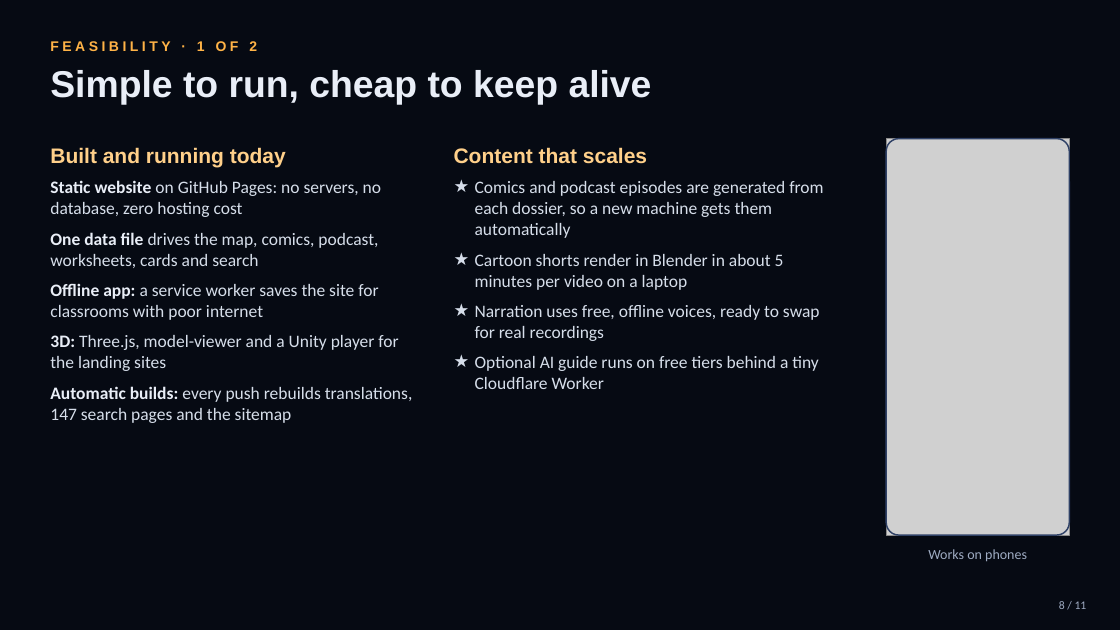
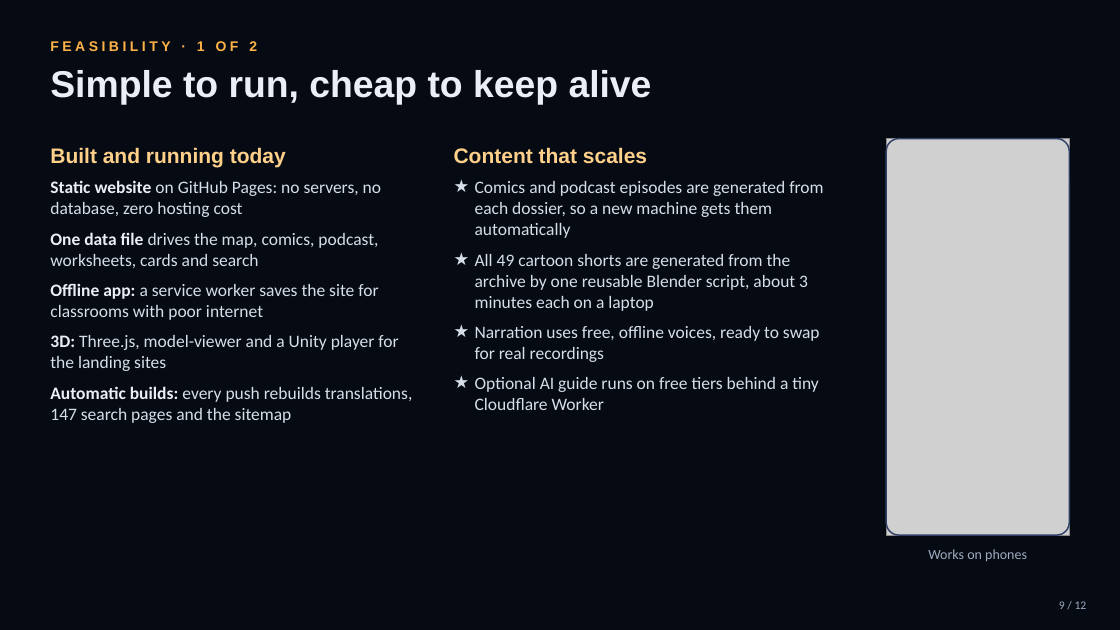
Before and after one commit to Agneay-Community-Hub/Invictus, a slide deck: slide 9 of docs/pitch-deck.pptx (slide 8 before the commit). Drawn at 1120x630 pixels with LibreOffice and Linux fonts; fonts in the diff are those of the drawing; grey boxes stand for pictures; background and template pictures are left out. Boxes give left, top, right and bottom in pixels: in the first picture for what was removed or moved away, otherwise in the second. Text is boxed around its words. In the diff, an @@ line names an element or a change of style, - is before the commit and + after.

```diff
--- a/docs/pitch-deck.pptx
+++ b/docs/pitch-deck.pptx
@@ text at (475, 254, 808, 311): text changed @@
-★ Cartoon shorts render in Blender in about 5 minutes per video on a laptop
+★ All 49 cartoon shorts are generated from the archive by one reusable Blender script, about 3 minutes each on a laptop
@@ text at (1059, 601, 1087, 609): text changed @@
-8 / 11
+9 / 12
```
Also in this commit, not shown: 10 other slides changed, 1 slide added, 44 other files.
